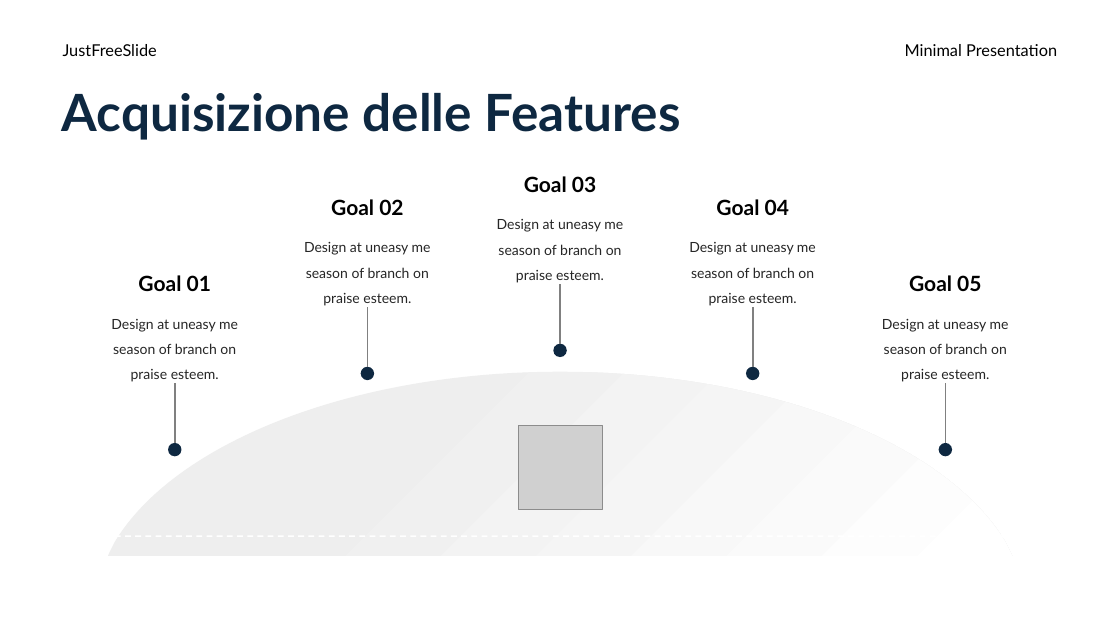
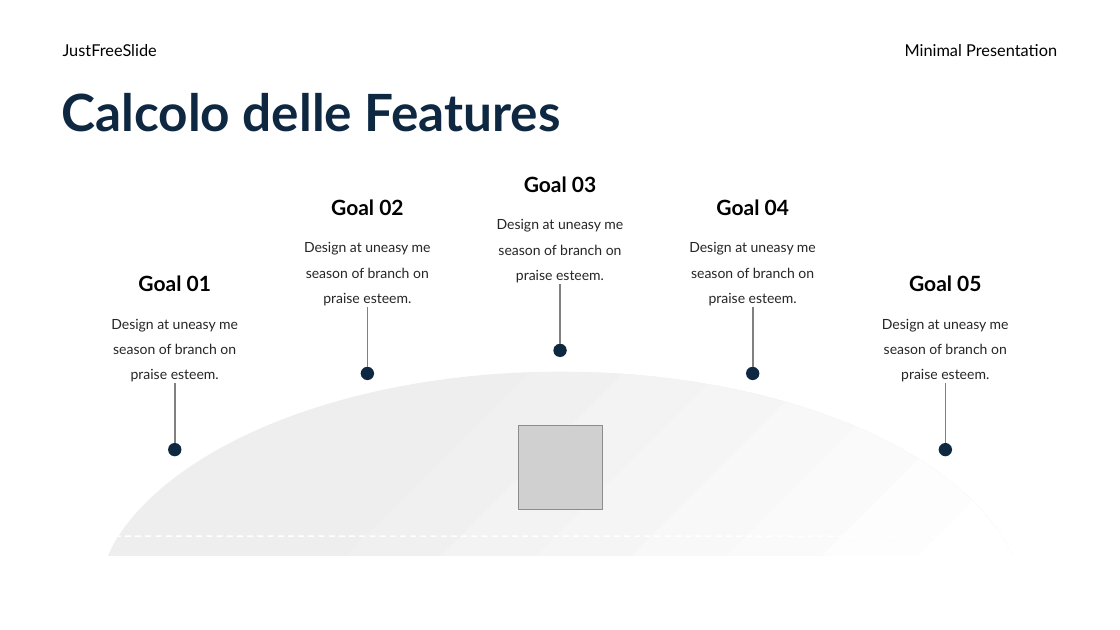
Before and after one commit to aleeteo/leaf_ID, a slide deck: slide 14 of presentazione/ProjectLeafWIP.pptx (slide 15 before the commit). Drawn at 1120x630 pixels with LibreOffice and Linux fonts; fonts in the diff are those of the drawing; grey boxes stand for pictures. Boxes give left, top, right and bottom in pixels: in the first picture for what was removed or moved away, otherwise in the second. Text is boxed around its words. In the diff, an @@ line names an element or a change of style, - is before the commit and + after.

```diff
--- a/presentazione/ProjectLeafWIP.pptx
+++ b/presentazione/ProjectLeafWIP.pptx
@@ title at bbox=[62, 93, 561, 132]: text changed @@
-Acquisizione delle Features
+Calcolo delle Features
```
Also in this commit, not shown: 5 other slides changed, 4 slides added, 4 slides removed.
